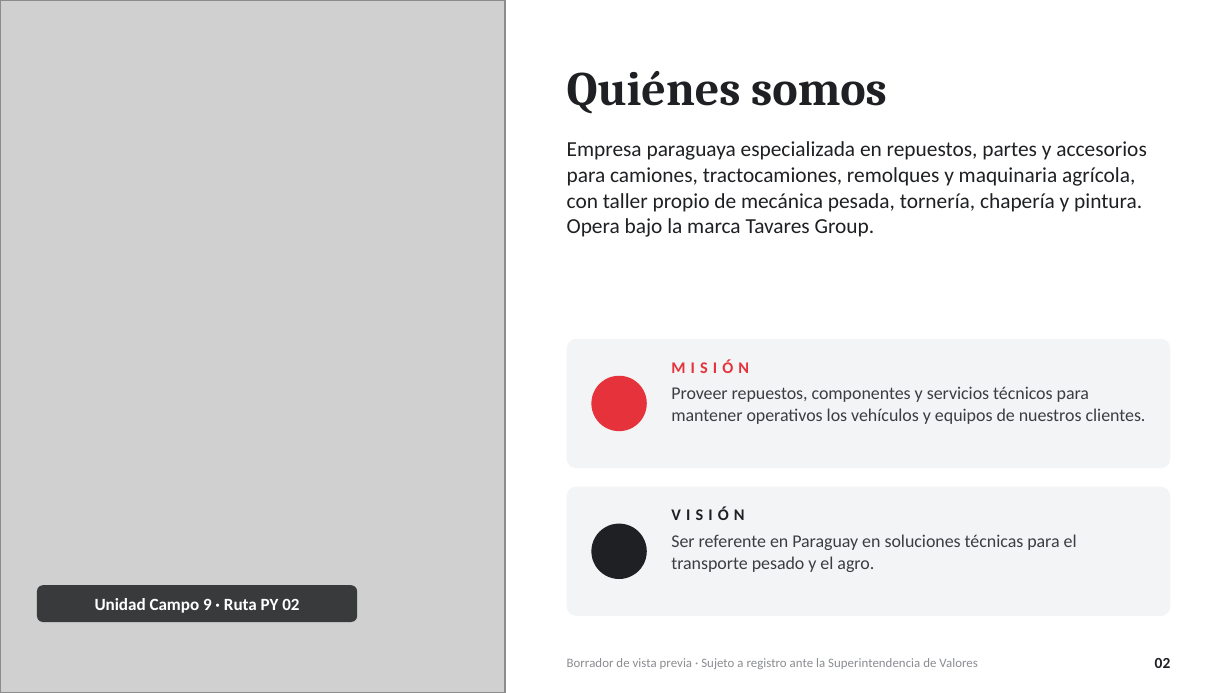
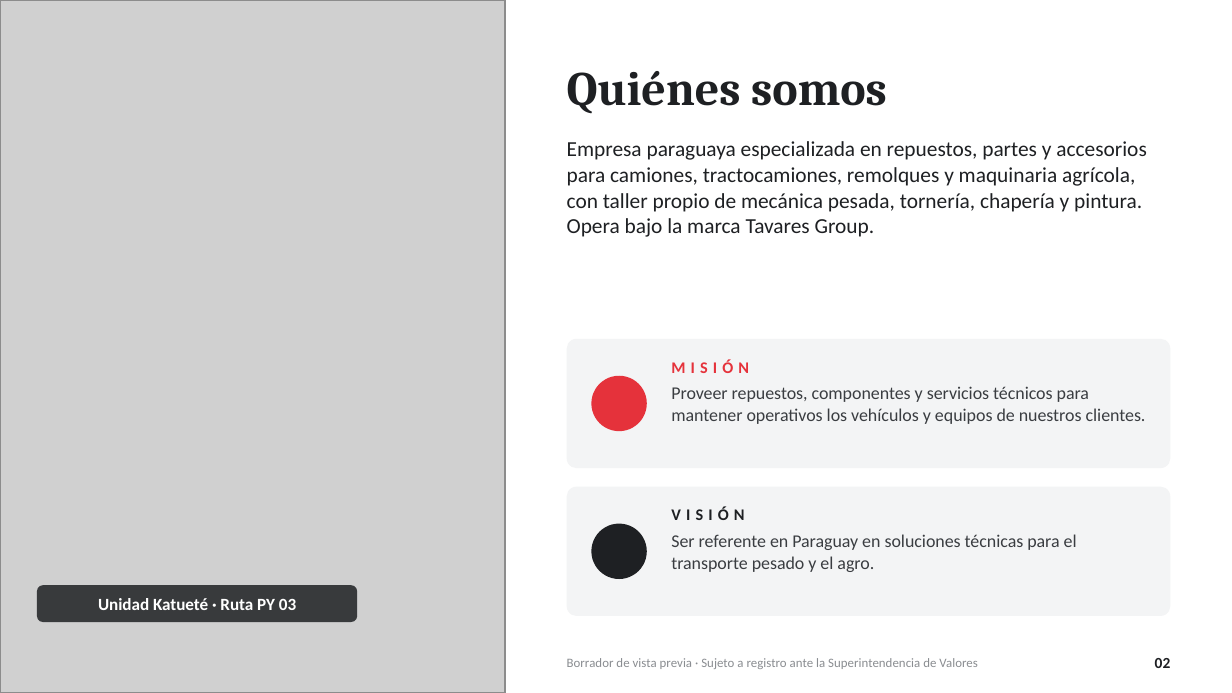
Before and after one commit to josecavalier94/n8n-render-deploy, a slide deck: slide 2 of Vista_Previa_Presentacion_Tavares.pptx. Drawn at 1232x693 pixels with LibreOffice and Linux fonts; fonts in the diff are those of the drawing; grey boxes stand for pictures. Boxes give left, top, right and bottom in pixels: in the first picture for what was removed or moved away, otherwise in the second. Text is boxed around its words. In the diff, an @@ line names an element or a change of style, - is before the commit and + after.

```diff
--- a/Vista_Previa_Presentacion_Tavares.pptx
+++ b/Vista_Previa_Presentacion_Tavares.pptx
@@ text at <box>98,598,296,610</box>: text changed @@
-Unidad Campo 9 · Ruta PY 02
+Unidad Katueté · Ruta PY 03
```
Also in this commit, not shown: 3 other slides changed.
